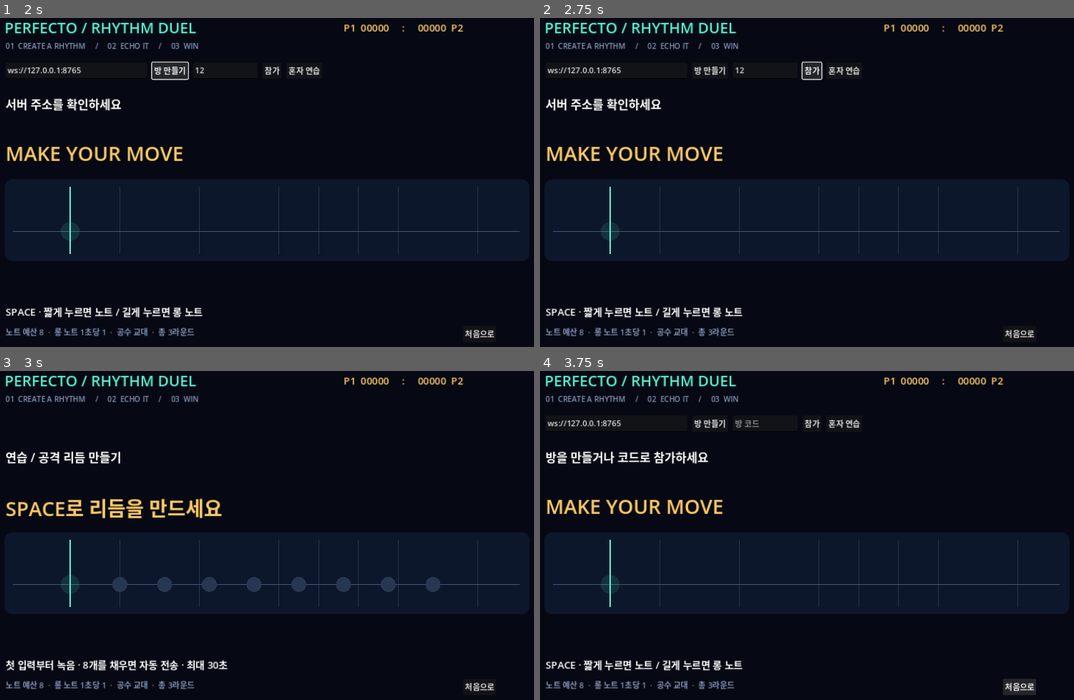
Above: before the commit, frames 1-4 (two rows, left to right).
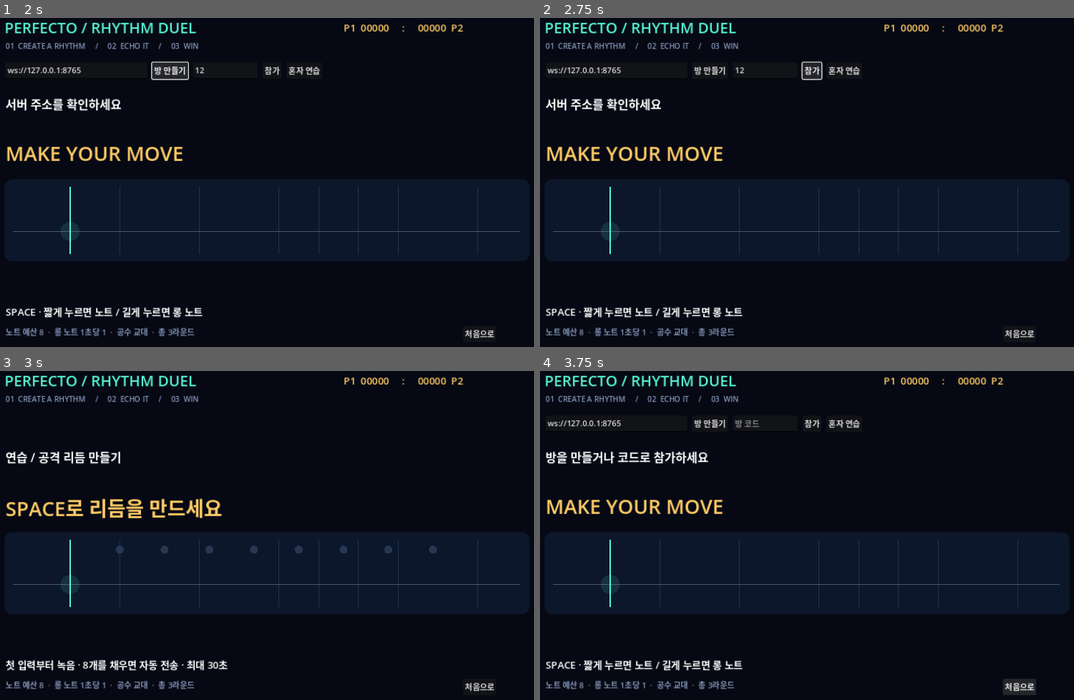
Above: after the commit, the same moments.

Repository: han-17287/rhythm-duel
Game: Godot game, scene res://main.tscn
Two runs of this game, one before a commit and one after it. Both use one fixed random seed, a clock stepped at 60 frames per second and the inputs below.
Inputs (mouse positions are in pixels of both pictures, inside the frame that each line leads up to):
- Up to frame 1 (2 s): click (224, 70) at 0.52 s; type "12" at 0.6 s; click "방 만들기" at 1.25 s
- Up to frame 2 (2.75 s): click "참가" at 2 s
- Up to frame 3 (3 s): click "혼자 연습" at 2.75 s
- Up to frame 4 (3.75 s): click "처음으로" at 3.5 s

Frames 1-2 are identical in both runs. In frame 3, 1.0% of the frame differs, in the area x 21-83%, y 53-68%; in frame 4, nothing differs.

Commit message:
Show attack notes immediately and add web deployment setup

Diff:
--- a/main.gd
+++ b/main.gd
@@ -57,7 +57,7 @@
 	lobby.add_theme_constant_override("separation", 10)
 	add_child(lobby)
 	endpoint = LineEdit.new()
-	endpoint.text = "ws://127.0.0.1:8765"
+	endpoint.text = str(ProjectSettings.get_setting("application/config/server_url", "ws://127.0.0.1:8765"))
 	endpoint.custom_minimum_size.x = 285
 	lobby.add_child(endpoint)
 	var create := Button.new()
@@ -206,6 +206,8 @@
 				return
 			if origin < 0: origin = now()
 			down = now()-origin
+			flash = 1.0
+			queue_redraw()
 			audio.play()
 		elif not event.pressed and down >= 0:
 			finish_record_note()
@@ -284,6 +286,9 @@
 		phase = "disconnected"
 		status.text = "연결이 종료되었습니다 · 처음으로 버튼으로 재접속"
 	if phase == "record" and origin>=0 and slot==attacker:
+		if down>=0:
+			var elapsed := minf(now()-origin-down, 8-used)
+			result.text = "%d / 8  ·  HOLD %.1fs" % [used+maxi(1,ceili(elapsed)),elapsed]
 		if down>=0 and now()-origin-down >= 8-used: finish_record_note()
 		elif now()-origin>30:
 			phase = "timeout"
@@ -328,9 +333,25 @@
 				draw_circle(Vector2(clampf(tail,65,1090),y),8,CYAN)
 			if x>=65: draw_circle(Vector2(x,y),13,GOLD if float(n.d)>0 else CYAN)
 	elif phase=="record":
+		var current := maxf(0,now()-origin) if origin>=0 else 0.0
+		var pending_units := maxi(1,ceili(minf(current-down,8-used))) if down>=0 else 0
 		for i in range(8):
-			draw_circle(Vector2(280+i*90,y),15,CYAN if i<used else Color("283751"))
-		if down>=0: draw_arc(Vector2(left,y),28,0,TAU*minf((now()-origin-down)/maxf(1,8-used),1),40,GOLD,5)
+			draw_circle(Vector2(280+i*90,390),8,CYAN if i<used else (GOLD if i<used+pending_units else Color("283751")))
+		for n in notes:
+			draw_record_note(float(n.t),float(n.d),current,false)
+		if down>=0:
+			draw_record_note(down,minf(current-down,8-used),current,true)
+			draw_circle(Vector2(1050,y),19+flash*7,Color(GOLD,0.3))
+
+func draw_record_note(start: float, duration: float, current: float, active: bool) -> void:
+	var x := 1050.0-(current-start)*260.0
+	var tail := x+duration*260.0
+	if tail<65 or x>1090: return
+	var color := GOLD if active or duration>=0.3 else CYAN
+	if duration>0:
+		draw_line(Vector2(clampf(x,65,1090),460),Vector2(clampf(tail,65,1090),460),Color(color,0.6),16)
+		draw_circle(Vector2(clampf(tail,65,1090),460),8,color)
+	if x>=65: draw_circle(Vector2(x,460),13,color)
 
 func panel_style() -> StyleBoxFlat:
 	var s := StyleBoxFlat.new()
--- a/project.godot
+++ b/project.godot
@@ -1,5 +1,6 @@
 config_version=5
 [application]
+config/server_url="ws://127.0.0.1:8765"
 config/name="PERFECTO • Rhythm Duel"
 run/main_scene="res://main.tscn"
 [display]
--- a/tests/smoke.gd
+++ b/tests/smoke.gd
@@ -6,8 +6,24 @@
 	game = load("res://main.tscn").instantiate()
 	root.add_child(game)
 	await process_frame
+	await create_timer(0.6).timeout
 	game.start_practice()
 	assert(game.phase == "record")
+	var press := InputEventKey.new()
+	press.keycode = KEY_SPACE
+	press.pressed = true
+	game._input(press)
+	assert(game.down>=0 and game.flash>0 and game.notes.is_empty())
+	game.origin -= 0.5
+	await process_frame
+	await process_frame
+	assert(game.result.text.contains("HOLD"))
+	var release := InputEventKey.new()
+	release.keycode = KEY_SPACE
+	release.pressed = false
+	game._input(release)
+	assert(game.notes.size()==1 and game.notes[0].d>=0.5)
+	game.start_practice()
 	for i in range(8):
 		game.origin = game.now()-i*0.5-0.05
 		game.down = i*0.5
Not shown, added: export_presets.cfg
Not shown, added: render.yaml
Not shown, added: DEPLOY.md
